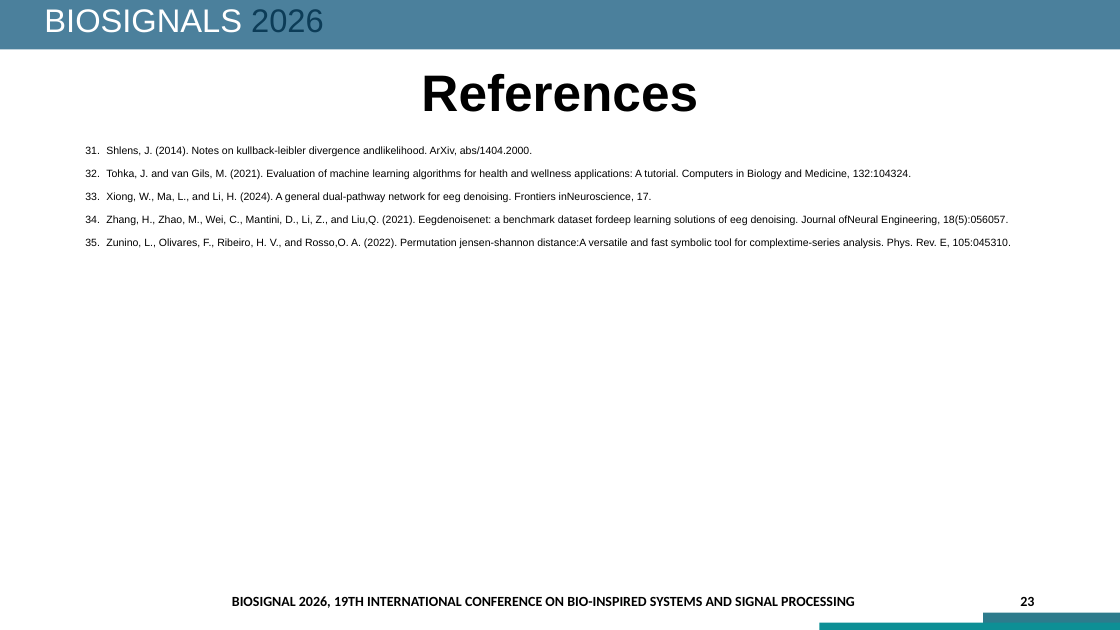
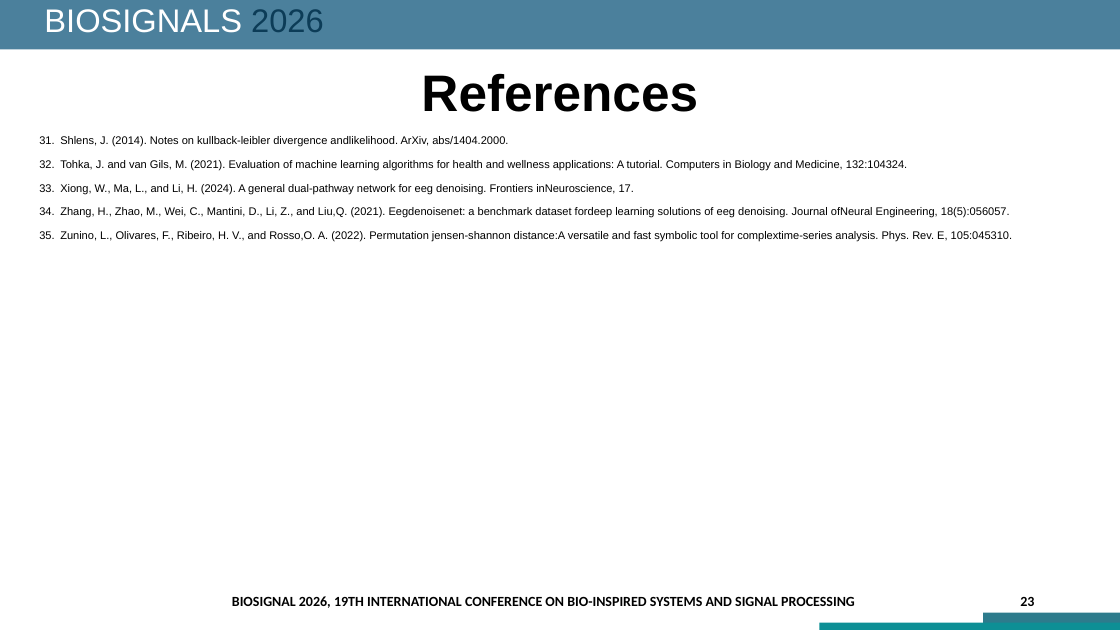
Before and after one commit to iemmanuelvm/cuarto-semestre-dccd, a slide deck: slide 23 of BIOSIGNALS_2026.pptx. Drawn at 1120x630 pixels with LibreOffice and Linux fonts; fonts in the diff are those of the drawing. Boxes give left, top, right and bottom in pixels: in the first picture for what was removed or moved away, otherwise in the second. Text is boxed around its words. In the diff, an @@ line names an element or a change of style, - is before the commit and + after.

```diff
--- a/BIOSIGNALS_2026.pptx
+++ b/BIOSIGNALS_2026.pptx
@@ text "Shlens, J. (2014). Notes on ..." moved from (x1=106, y1=146, x2=1011, y2=248) to (x1=60, y1=136, x2=1012, y2=241) @@
@@ text "Shlens, J. (2014). Notes on ..." at (x1=60, y1=136, x2=1012, y2=241): size 9 to 9.5 pt @@
```
Also in this commit, not shown: 3 other slides changed, 2 other files.
